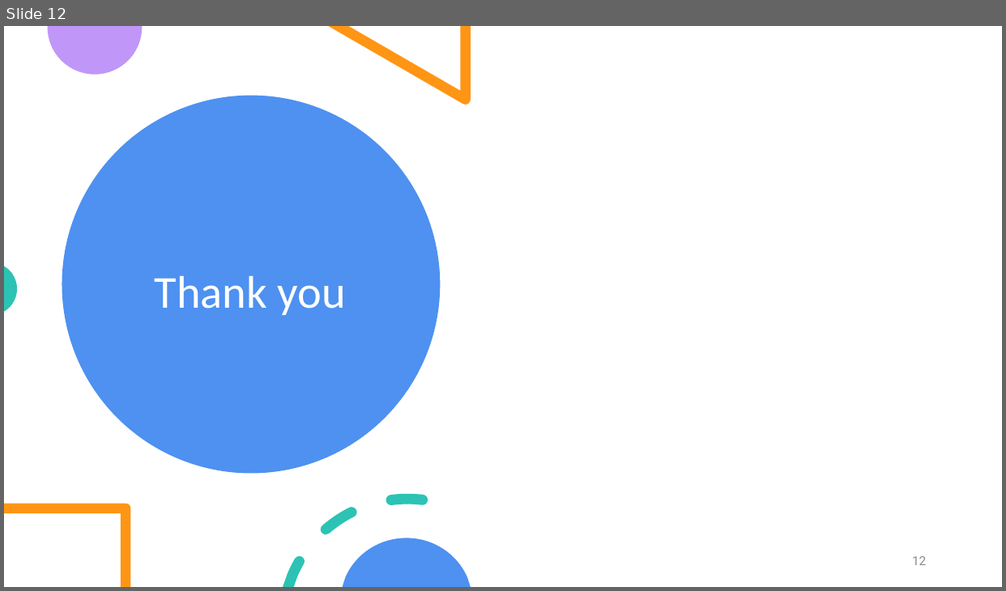
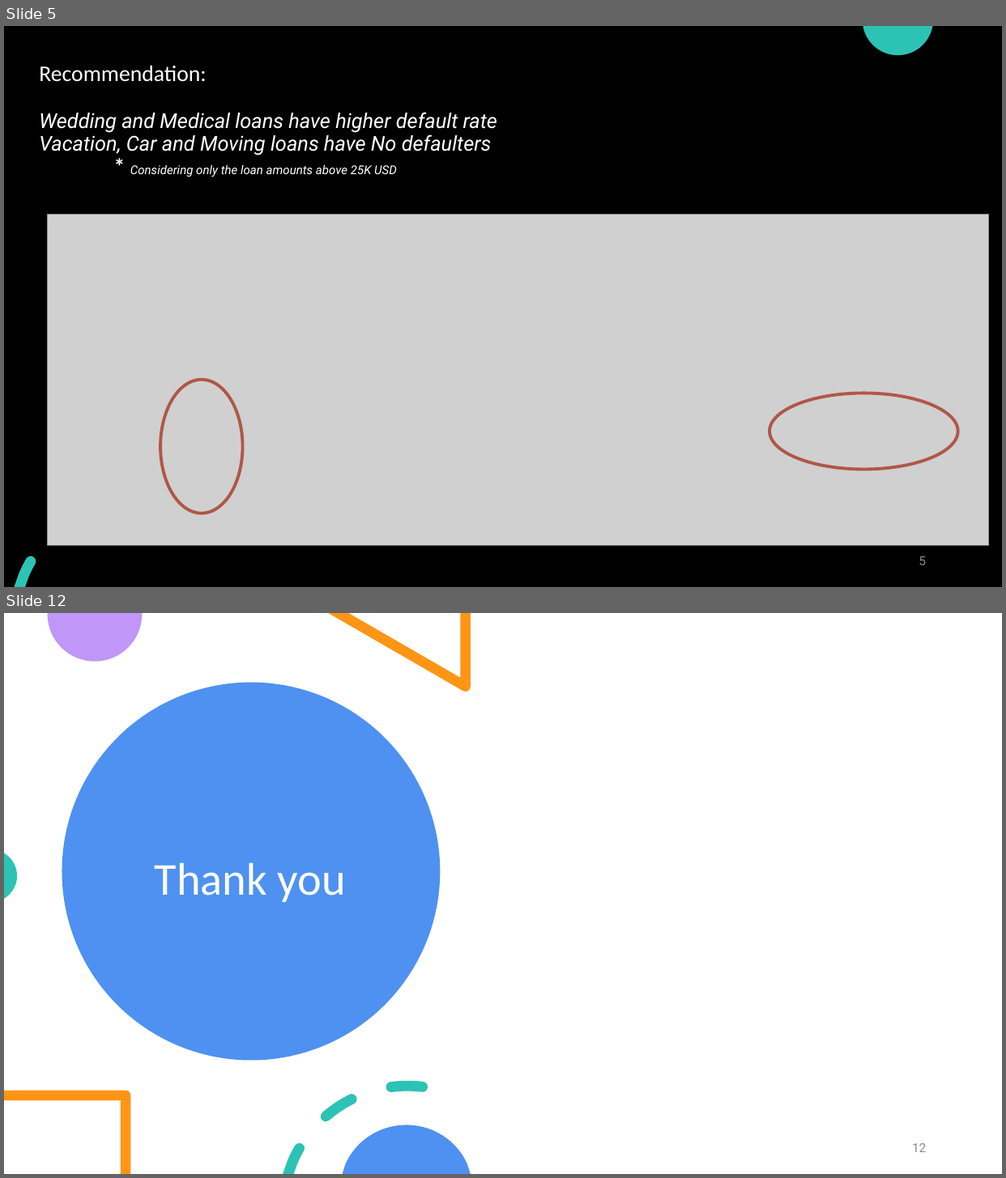
Before and after one commit to jamesrajesh76/LendingClubRiskAnalysis, a slide deck: 3. Lending Club – Case Study.pptx. Shown one above the other, each under a label of ours: slide 12 before the commit, slides 5 and 12 after it; the slides between them are not shown. The pictures are 1006x591 and 1006x1178 pixels, drawn with LibreOffice and Linux fonts; fonts in the diff are those of the drawing; grey boxes stand for pictures. Boxes give left, top, right and bottom in pixels: in the first picture for what was removed or moved away, otherwise in the second. Text is boxed around its words. In the diff, an @@ line names an element or a change of style, - is before the commit and + after.

```diff
--- a/3. Lending Club – Case Study.pptx
+++ b/3. Lending Club – Case Study.pptx
@@ slide 5 added at [4,26,1002,587], background #000000 @@
@@ freeform shape added at [863,26,933,55], fill #2CC3B4 @@
@@ title added at [39,65,497,177], 19.8 pt, text #FFFFFF, italic @@
+Recommendation:
+Wedding and Medical loans have higher default rate
+Vacation, Car and Moving loans have No defaulters
+* Considering only the loan amounts above 25K USD
@@ picture added at [48,214,989,544] @@
@@ ellipse added at [160,380,243,514], outline #B05748 3 pt @@
@@ ellipse added at [769,394,958,470], outline #B05748 3 pt @@
@@ freeform shape added at [15,494,160,587], fill #2CC3B4 @@
@@ page number added at [918,557,926,565], 12 pt, text #8C8C8C @@
+5
```
Also in this commit, not shown: 8 slides changed, 2 other slides added, 3 slides removed, 3 other files.
